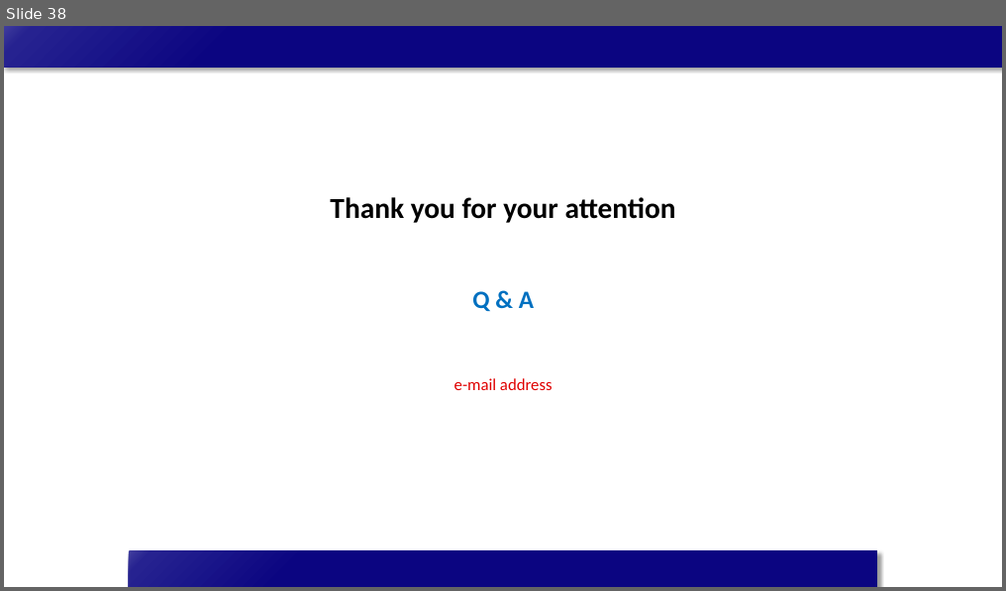
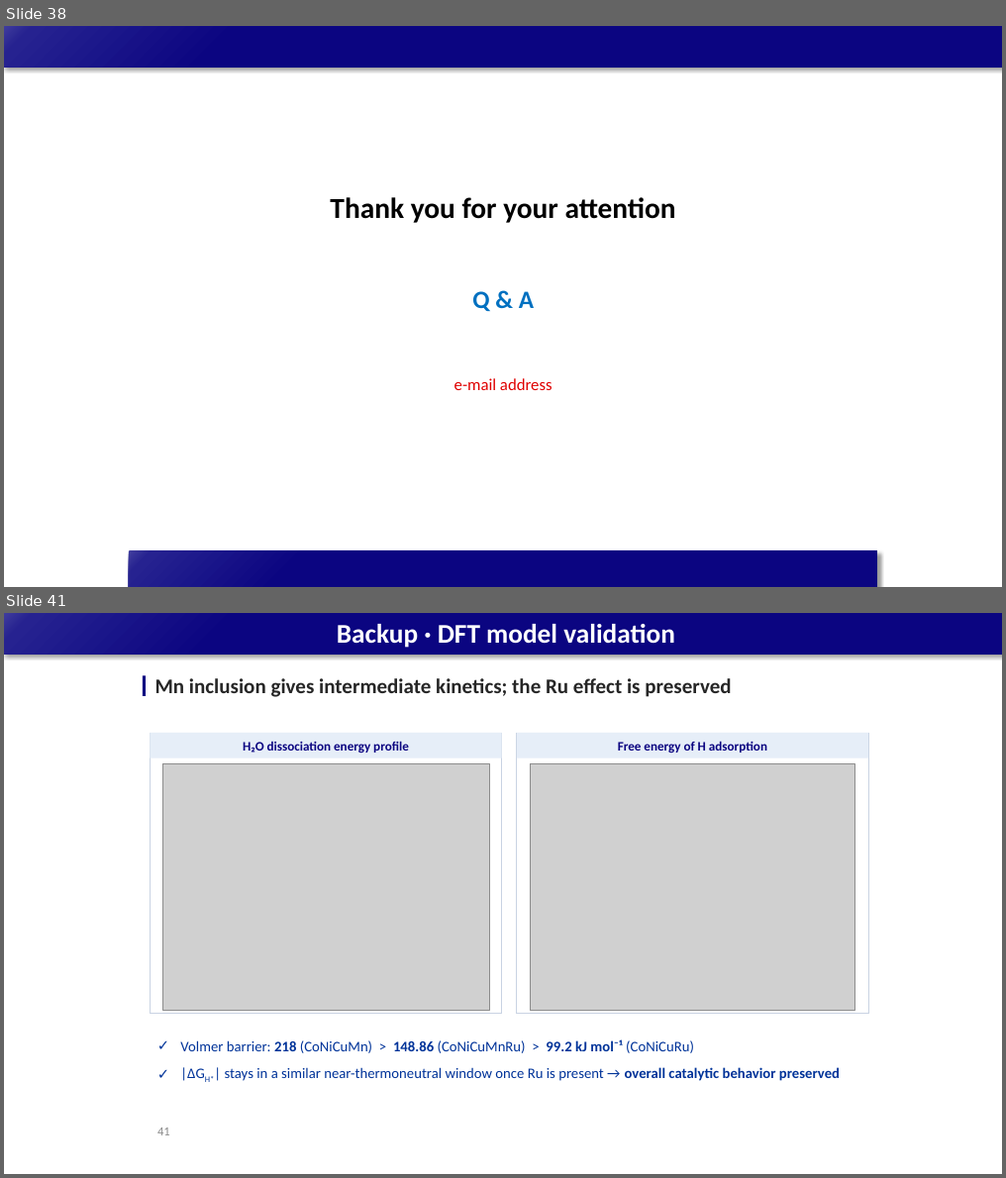
Before and after one commit to limsj0204/letter, a slide deck: 학위논문_디펜스_발표자료.pptx. Shown one above the other, each under a label of ours: slide 38 before the commit, slides 38 and 41 after it; the slides between them are not shown. The pictures are 1006x591 and 1006x1178 pixels, drawn with LibreOffice and Linux fonts; fonts in the diff are those of the drawing; grey boxes stand for pictures. Boxes give left, top, right and bottom in pixels: in the first picture for what was removed or moved away, otherwise in the second. Text is boxed around its words. In the diff, an @@ line names an element or a change of style, - is before the commit and + after.

```diff
--- a/학위논문_디펜스_발표자료.pptx
+++ b/학위논문_디펜스_발표자료.pptx
@@ slide 41 added at <box>4,613,1002,1174</box>, background #FFFFFF; not listed: 1 template element that a slide beside it also shows @@
@@ title added at <box>337,624,675,648</box>, 26 pt, text #FFFFFF, bold @@
+Backup · DFT model validation
@@ rectangle added at <box>143,676,146,696</box>, fill #0B0581 @@
@@ text added at <box>155,678,731,697</box>, 20 pt, text #262626, bold @@
+Mn inclusion gives intermediate kinetics; the Ru effect is preserved
@@ rectangle added at <box>150,733,502,1014</box>, outline #C9D3E3 0.75 pt @@
@@ rectangle added at <box>150,733,502,759</box>, fill #E6EEF8, 12.5 pt, text #0B0581, bold @@
+H₂O dissociation energy profile
@@ rectangle added at <box>517,733,868,1014</box>, outline #C9D3E3 0.75 pt @@
@@ rectangle added at <box>517,733,868,759</box>, fill #E6EEF8, 12.5 pt, text #0B0581, bold @@
+Free energy of H adsorption
@@ picture added at <box>162,764,489,1011</box> @@
@@ picture added at <box>531,764,855,1011</box> @@
@@ text added at <box>180,1040,840,1081</box>, 14 pt, text #003399 @@
+✓ Volmer barrier: 218 (CoNiCuMn) > 148.86 (CoNiCuMnRu) > 99.2 kJ mol⁻¹ (CoNiCuRu)
+✓ |ΔGH*| stays in a similar near-thermoneutral window once Ru is present → overall catalytic behavior preserved
@@ page number added at <box>157,1128,170,1136</box>, 12 pt, text #8C8C8C @@
+41
```
Also in this commit, not shown: 3 other slides added.
